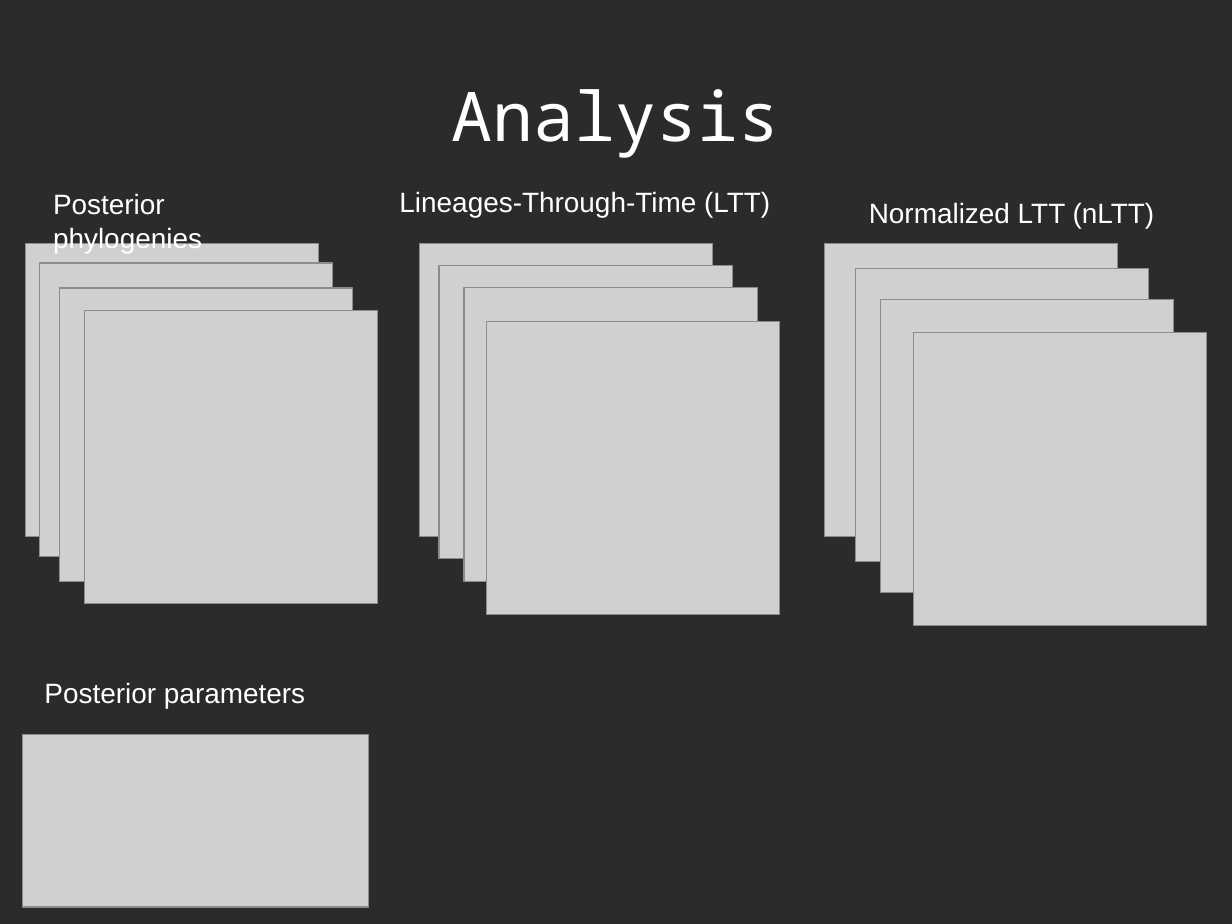
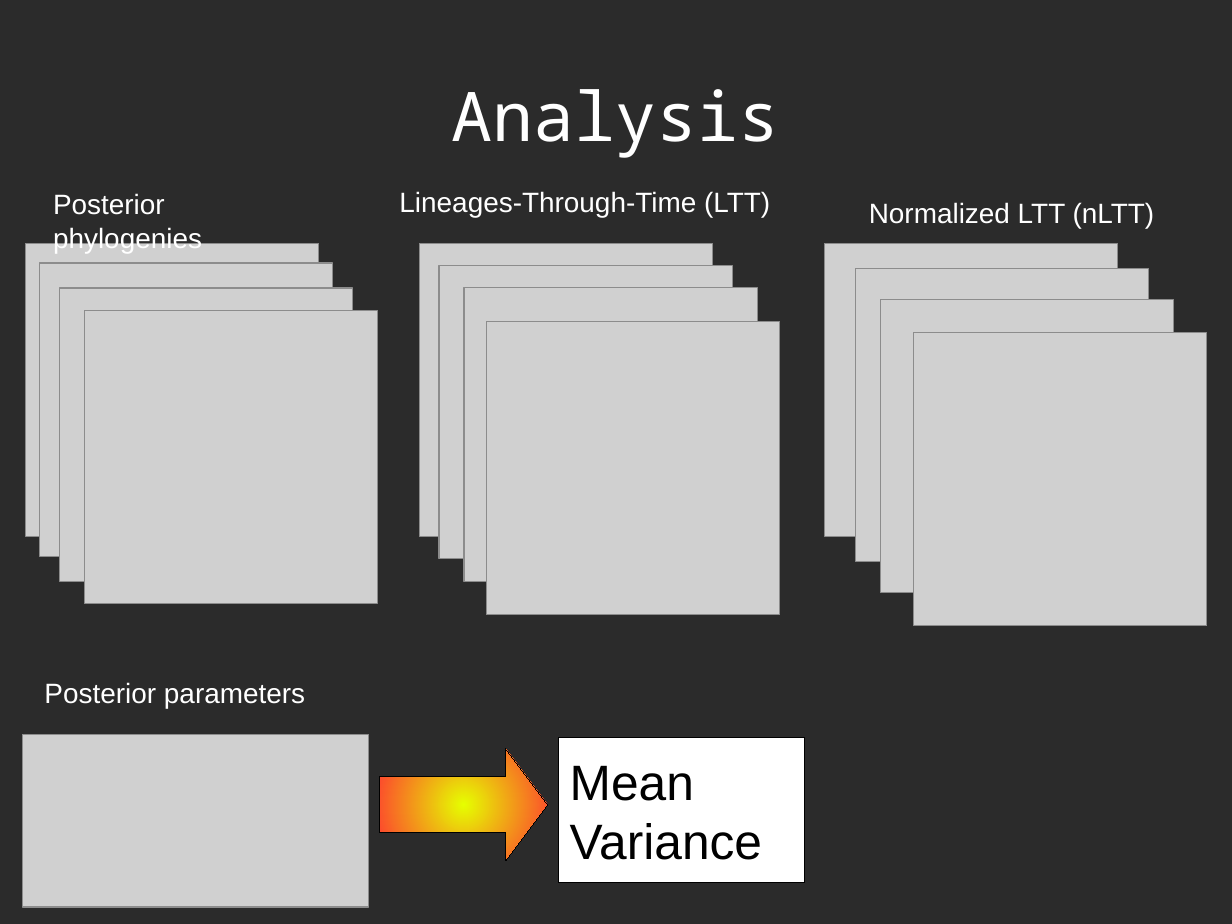
Before and after one commit to richelbilderbeek/Science, a slide deck: slide 16 of Bilderbeek2016Beast/Beast2.odp (slide 6 before the commit). Drawn at 1232x924 pixels with LibreOffice and Linux fonts; fonts in the diff are those of the drawing; grey boxes stand for pictures; background and template pictures are left out; a plain dark background stands for a picture behind light text. Boxes give left, top, right and bottom in pixels: in the first picture for what was removed or moved away, otherwise in the second. Text is boxed around its words. In the diff, an @@ line names an element or a change of style, - is before the commit and + after.

```diff
--- a/Bilderbeek2016Beast/Beast2.odp
+++ b/Bilderbeek2016Beast/Beast2.odp
@@ right arrow added at bbox=[380, 749, 548, 861], fill gradient #E6FF00 to #FF3333, outline #000000 0 pt @@
@@ rectangle added at bbox=[559, 738, 805, 883], fill #FFFFFF, outline #000000 0 pt, 32 pt, text #000000 @@
+Mean
+Variance
```
Also in this commit, not shown: 11 other slides changed, 13 slides added, 5 slides removed, 13 other files.
